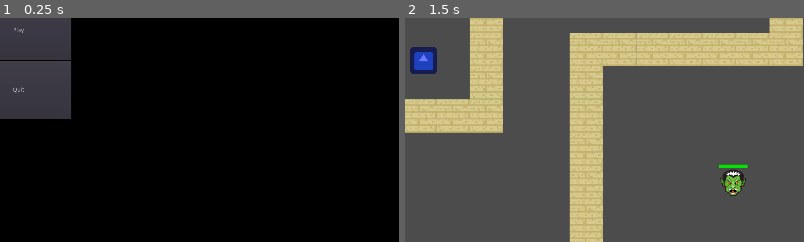
Above: before the commit, frames 1-2 (left to right).
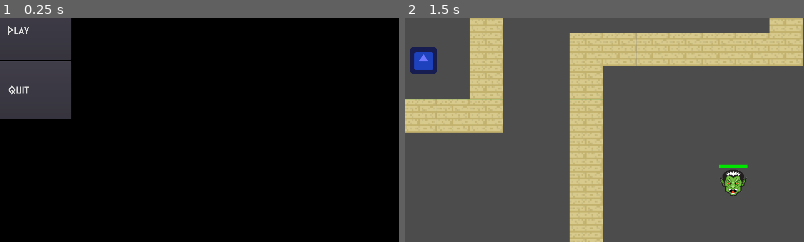
Above: after the commit, the same moments.

Repository: hamzasclone2/untitled-pokemon-game
Game: Godot game, scene res://Game/UI/Screens/MainMenu.tscn
The game is run twice, just before and just after one commit, with the same random seed, the same clock (stepped at 60 frames per second) and the same inputs. The engine's default icon, where the game draws it, is replaced by a stand-in: a white triangle on a blue panel in a dark square.
Inputs (mouse positions are % of the whole screen's width and height, from its top left):
- Up to frame 1 (0.25 s): no input
- Up to frame 2 (1.5 s): click "Play" at 0.5 s; tap Enter (ui_accept) at 1.25 s; move the mouse to (72, 45) at 1.27 s; hold D (right) from 1.28 s (still down); click (72, 45) at 1.35 s
The pictures show only the part of the screen within x 48-98%, y 41-90%; the shares and areas given below are measured in that part.

The runs differ from the first frame. In frame 1, 0.2% of the frame differs, in the area x 2-8%, y 3-35%; in frame 2, nothing differs.
Error in both runs: Invalid get index 'Head' (on base: 'Nil'). (res://Game/UI/EqupmentSlot.gd:6)

Commit message:
added new font

Diff:
--- a/Game/UI/DialoguePopup.tscn
+++ b/Game/UI/DialoguePopup.tscn
@@ -1,8 +1,7 @@
-[gd_scene load_steps=3 format=2]
+[gd_scene load_steps=4 format=2]
 
 [ext_resource path="res://Game/UI/DialoguePopup.gd" type="Script" id=1]
-
-
+[ext_resource path="res://Themes/theme1.theme" type="Theme" id=2]
 
 [sub_resource type="Animation" id=1]
 resource_name = "showDialogue"
@@ -33,10 +32,12 @@
 
 [node name="DialoguePopup" type="Popup"]
 pause_mode = 2
+visible = true
 margin_left = 10.0
 margin_top = 115.0
 margin_right = 50.0
 margin_bottom = 155.0
+theme = ExtResource( 2 )
 popup_exclusive = true
 script = ExtResource( 1 )
 __meta__ = {
@@ -45,7 +46,7 @@
 
 [node name="ColorRect" type="ColorRect" parent="."]
 margin_right = 300.0
-margin_bottom = 55.0
+margin_bottom = 164.0
 color = Color( 0, 0, 0, 1 )
 
 [node name="NPCName" type="Label" parent="ColorRect"]
@@ -60,9 +61,9 @@
 
 [node name="Dialogue" type="Label" parent="ColorRect"]
 margin_left = 5.0
-margin_top = 15.0
+margin_top = 34.799
 margin_right = 295.0
-margin_bottom = 40.0
+margin_bottom = 115.799
 text = "Hey Warrior! Would you mind taking out all these barbarians?"
 autowrap = true
 percent_visible = 0.0
@@ -71,11 +72,10 @@
 }
 
 [node name="Answers" type="Label" parent="ColorRect"]
-visible = false
 margin_left = 5.0
-margin_top = 43.0
+margin_top = 132.803
 margin_right = 295.0
-margin_bottom = 57.0
+margin_bottom = 157.803
 text = "[Y]es [N]o"
 align = 1
 __meta__ = {
@@ -84,4 +84,5 @@
 
 [node name="AnimationPlayer" type="AnimationPlayer" parent="."]
 anims/showDialogue = SubResource( 1 )
+
 [connection signal="animation_finished" from="AnimationPlayer" to="." method="_on_AnimationPlayer_animation_finished"]
--- a/Game/UI/Screens/MainMenu.tscn
+++ b/Game/UI/Screens/MainMenu.tscn
@@ -1,10 +1,12 @@
-[gd_scene load_steps=2 format=2]
+[gd_scene load_steps=3 format=2]
 
 [ext_resource path="res://Game/UI/Screens/MainMenu.gd" type="Script" id=1]
+[ext_resource path="res://Themes/theme1.theme" type="Theme" id=2]
 
 [node name="MainMenu" type="Control"]
 anchor_right = 1.0
 anchor_bottom = 1.0
+theme = ExtResource( 2 )
 script = ExtResource( 1 )
 __meta__ = {
 "_edit_use_anchors_": false
--- a/Game/UI/UserInterface.tscn
+++ b/Game/UI/UserInterface.tscn
@@ -1,10 +1,11 @@
-[gd_scene load_steps=7 format=2]
+[gd_scene load_steps=8 format=2]
 
 [ext_resource path="res://Game/UI/DialoguePopup.tscn" type="PackedScene" id=1]
 [ext_resource path="res://Game/UI/CharacterSheet.tscn" type="PackedScene" id=2]
 [ext_resource path="res://Game/UI/Inventory.tscn" type="PackedScene" id=3]
 [ext_resource path="res://Game/UI/Pause.tscn" type="PackedScene" id=4]
 [ext_resource path="res://Game/UI/HealthBar.tscn" type="PackedScene" id=5]
+[ext_resource path="res://Themes/theme1.theme" type="Theme" id=6]
 [ext_resource path="res://Game/UI/UserInterface.gd" type="Script" id=16]
 
 [node name="UserInterface" type="CanvasLayer"]
@@ -22,10 +23,11 @@
 anchor_right = 0.5
 anchor_bottom = 1.0
 margin_left = -512.0
-margin_top = -90.0416
+margin_top = -134.94
 margin_right = -1.0
-margin_bottom = -76.0416
+margin_bottom = -109.94
 rect_scale = Vector2( 2, 2 )
+theme = ExtResource( 6 )
 text = "Press Space to Talk"
 align = 1
 __meta__ = {
@@ -38,6 +40,7 @@
 visible = false
 anchor_right = 1.0
 anchor_bottom = 1.0
+theme = ExtResource( 6 )
 __meta__ = {
 "_edit_use_anchors_": false
 }
Binary file added: Fonts/DalekPinpointBold.ttf
Binary file added: Themes/theme1.theme
